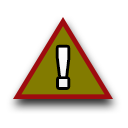
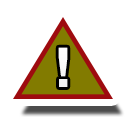
Layered file, before and after one edit (128x128). Changes by layer:
pixels changed over [7, 17, 124, 117] (layer not identified)
